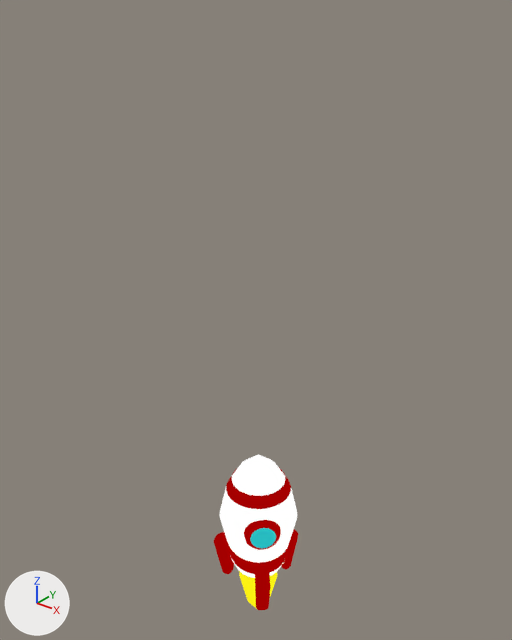
The Blender file models/ship.blend, before and after one commit.
Rendered twice from a 50 mm camera at (6.78, -8.55, 10.13) aimed at (-0.38, 0.4, 4.58). Every picture has the same lights, and +X, +Y and +Z are marked at lower left. The first picture is the older version.
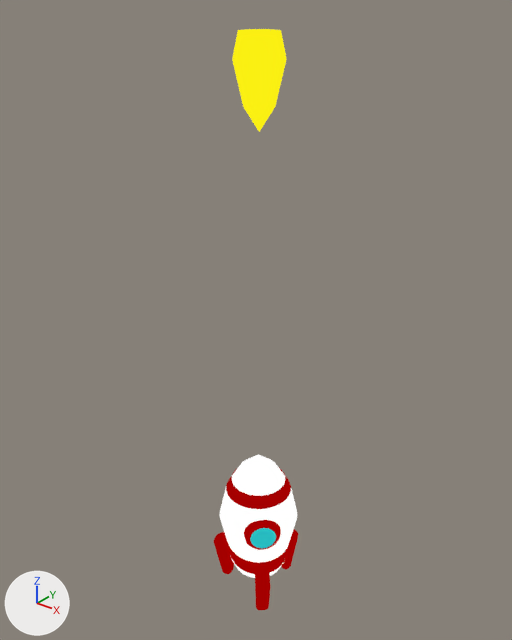
What differs and where, as boxes (x1, y1, x2, y2) in the pictures (512 x 640 px):
```json
{"object": "Circle.003", "change": "moved", "before": [239, 572, 277, 610], "after": [232, 29, 286, 132]}
```

The change, as JSON lines over the scene's bpy script:
```json
{"op": "set", "path": "ob_circle_003.location", "old": "(0.0, 0.0, -0.58)", "new": "(0.0, 0.0, 9.42)"}
```
